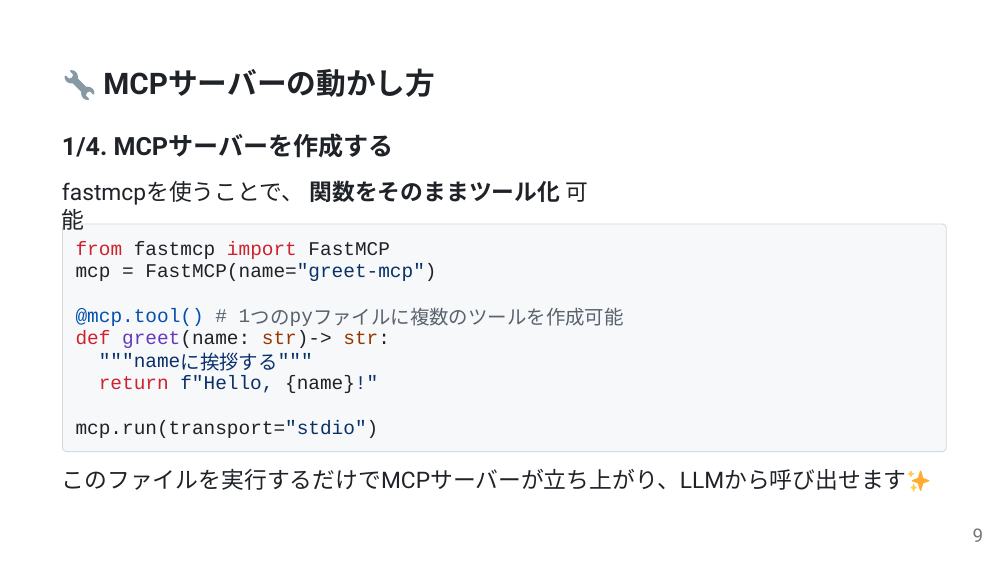
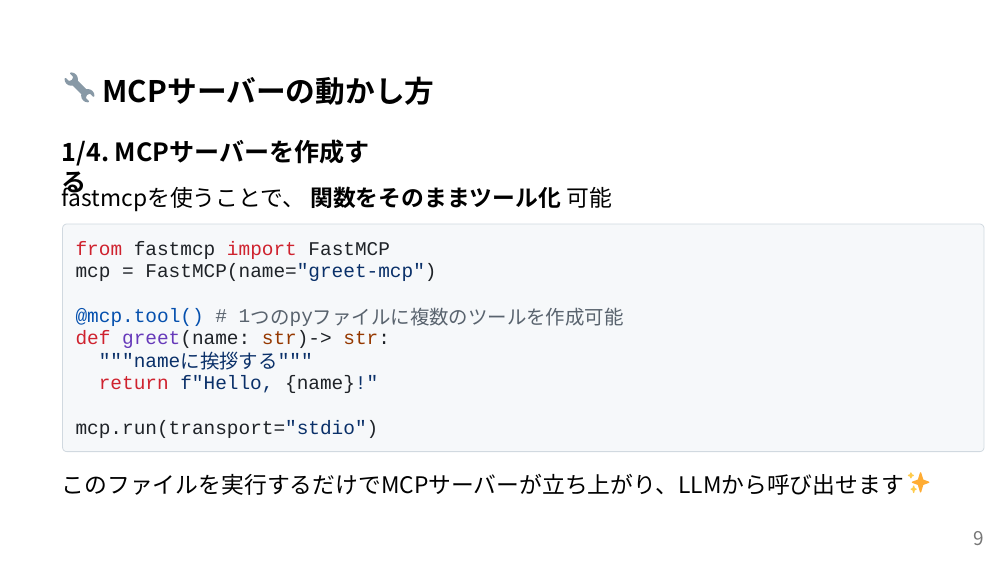
Before and after one commit to ShunsukeTamura06/mcp-study-materials, a slide deck: slide 9 of mcp-introduction.pptx. Drawn at 1008x567 pixels with LibreOffice and Linux fonts; fonts in the diff are those of the drawing. Boxes give left, top, right and bottom in pixels: in the first picture for what was removed or moved away, otherwise in the second. Text is boxed around its words. In the diff, an @@ line names an element or a change of style, - is before the commit and + after.

```diff
--- a/mcp-introduction.pptx
+++ b/mcp-introduction.pptx
@@ text removed at [103, 68, 435, 97] @@
-MCPサーバーの動かし⽅
@@ text added at [103, 76, 435, 105], 28.3 pt, text #000000, bold @@
+MCPサーバーの動かし方
@@ text "1/4. MCPサーバーを作成する" at [62, 140, 109, 166]: font Roboto to Noto Sans CJK JP in "1/4. MCPサーバーを作成する"; font Arial to Noto Sans CJK JP in "MCPサーバーを作成する"; text colour #1F2328 to #000000 @@
@@ text "fastmcpを使うことで、 関数をそのままツール化 可能" at [62, 183, 612, 212]: font Roboto to Noto Sans CJK JP in "fastmcpを使うことで、"; font Lato to Noto Sans CJK JP in "fastmcpを使うことで、 可能"; font Arial to Noto Sans CJK JP in "関数をそのままツール化"; text colour #1F2328 to #000000 @@
@@ freeform shape: place and size @@
-freeform shape at [63, 224, 947, 451]
+freeform shape at [63, 224, 985, 451]
@@ freeform shape: place and size @@
-freeform shape at [63, 224, 947, 451]
+freeform shape at [63, 224, 985, 451]
@@ text at [62, 474, 904, 495]: text changed; font Lato to Noto Sans CJK JP; text colour #1F2328 to #000000 @@
-このファイルを実⾏するだけでMCPサーバーが⽴ち上がり、LLMから呼び出せます
+このファイルを実行するだけでMCPサーバーが立ち上がり、LLMから呼び出せます
@@ outline redrawn in 3 elements at [908, 473, 917, 493], [64, 73, 95, 103], [912, 473, 929, 493] @@
@@ text "9" at [974, 531, 984, 545]: font Roboto to Noto Sans CJK JP @@
```
Also in this commit, not shown: 17 other slides changed, 1 slide added, 1 slide removed, 1 other file.
